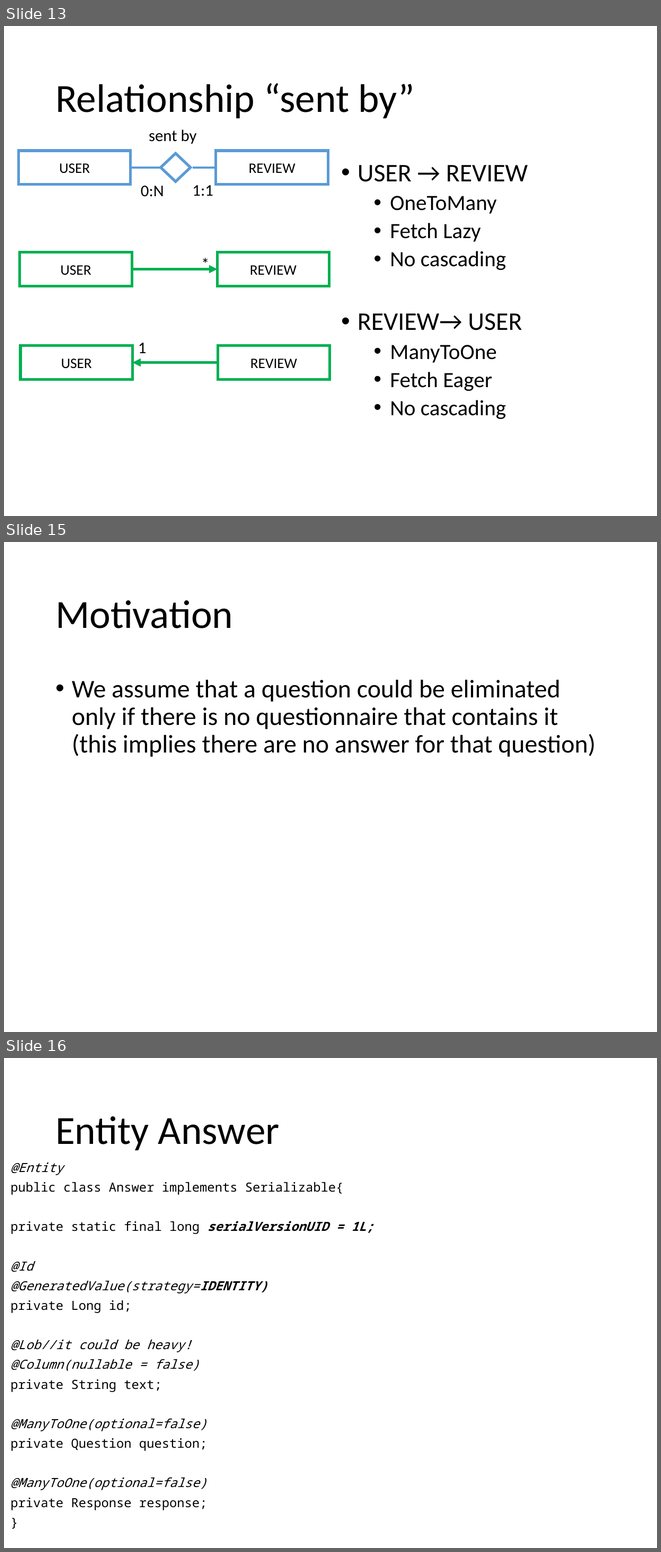
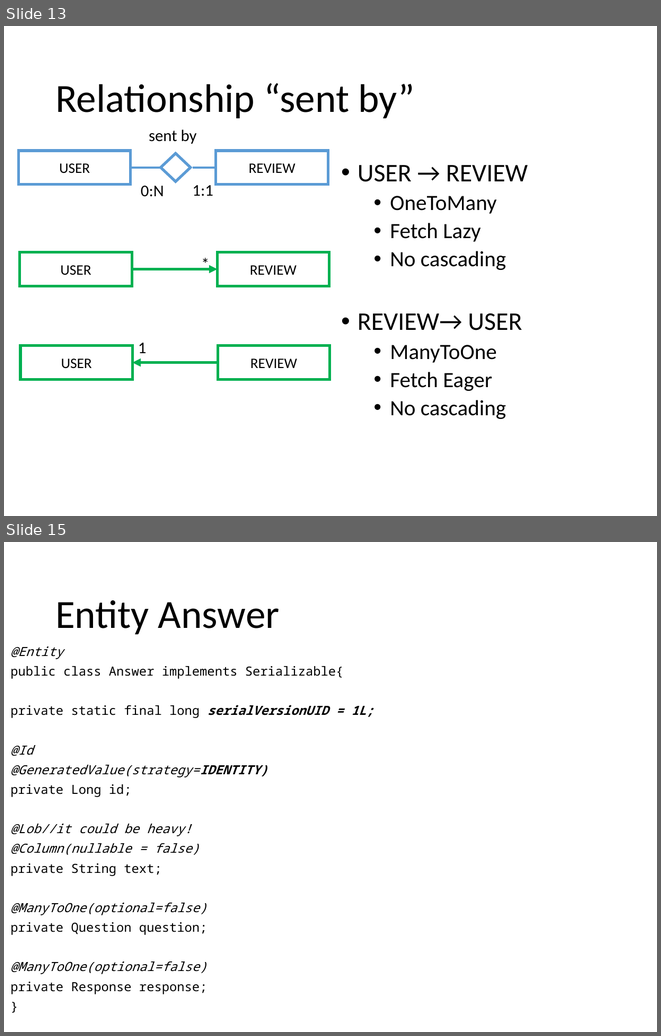
Before and after one commit to Paso198/Gamified-Marketing-Application, a slide deck: Design.pptx. Shown one above the other, each under a label of ours: slides 13, 15 and 16 before the commit, slides 13 and 15 after it; the slides between them are not shown. The pictures are 661x1552 and 661x1036 pixels, drawn with LibreOffice and Linux fonts; fonts in the diff are those of the drawing. Boxes give left, top, right and bottom in pixels: in the first picture for what was removed or moved away, otherwise in the second. Text is boxed around its words. In the diff, an @@ line names an element or a change of style, - is before the commit and + after.

```diff
--- a/Design.pptx
+++ b/Design.pptx
@@ slide 15 removed at (x1=4, y1=542, x2=657, y2=1032), background #FFFFFF @@
@@ title removed at (x1=55, y1=600, x2=233, y2=628) @@
-Motivation
@@ text removed at (x1=72, y1=679, x2=595, y2=757) @@
-• We assume that a question could be eliminated only if there is no questionnaire that contains it (this implies there are no answer for that question)
@@ what was slide 16 is now slide 15 @@
```
Also in this commit, not shown: 5 slides changed.
